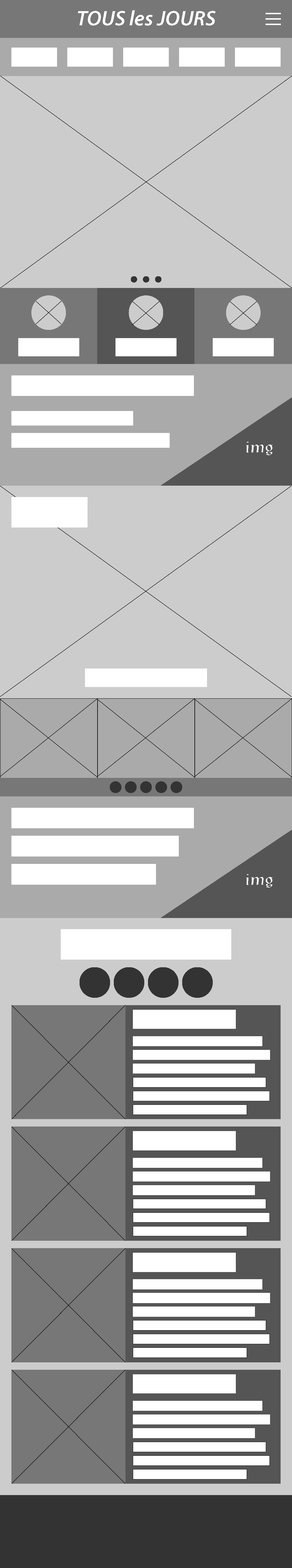
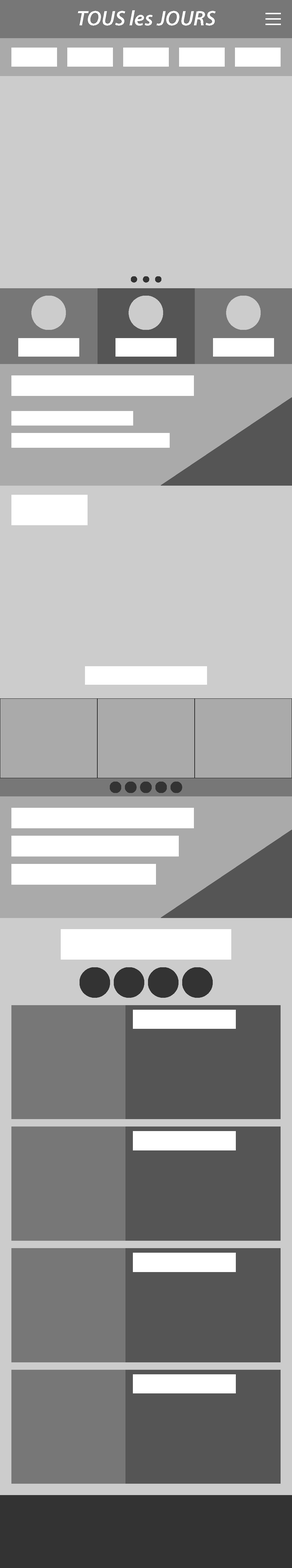
Two versions of the same layered image (292 x 1568). Layer-by-layer changes:
moved "<Path>" (1st of 12, in "headBox" › "gnb") into group "gnb", painted on it over (0, 37, 292, 1484)
renamed "<Group>" to "fran_info", moved it into group "quickBox" over (60, 287, 292, 918)
renamed "<Path>" to "<Group>", painted on it over (60, 295, 274, 918)
renamed "<Group>" to "<Path>", painted on it over (79, 287, 292, 918)
removed group "<Group>" (10th of 22, in "<Group>" › "<Group>") (1 layers) from group "<Group>" over (11, 1005, 270, 1484)
moved "<Group>" (6th of 14, in "giftBox" › "<Group>") into group "<Group>", painted on it over (11, 37, 281, 448)
renamed "<Group>+<Group>+<Group>+<Group>" to "<Path>", moved it into group "giftBox", painted on it over (0, 397, 292, 1484)
added group "proBox" with 8 layers above "dayBox" over (0, 485, 292, 793)
renamed "<Group>" to "pro_b", moved it into group "proBox" over (0, 287, 292, 699)
renamed "<Group>+<Group>+<Group>" to "<Group>", painted on it over (0, 287, 292, 685)
moved "<Path>" (7th of 12, in "proBox" › "pro_b") into group "pro_b", painted on it over (0, 287, 292, 699)
moved "<Group>" (9th of 14, in "proBox" › "pro_s") into group "pro_s" over (0, 397, 292, 793)
renamed "<Path>+<Group>" to "pro_indi", painted on it over (0, 397, 292, 793)
moved "<Group>" (10th of 14, in "dayBox") into group "dayBox" over (0, 287, 292, 918)
added group "snsBox" with 7 layers above "footBox" over (11, 1005, 270, 1484)
moved "<Group>" (12th of 14, in "snsBox") into group "snsBox" over (0, 397, 292, 1484)
removed layer "<Group>+<Group>+<Group>" (1st of 2, in "<Group>" › "<Group>" › "<Group>") from group "<Group>" over (0, 485, 292, 793)
added layer "<Group>+<Group>+<Group>+<Group>" in group "<Group>" over (11, 1005, 270, 1484)
moved "<Path>" (12th of 12, in "snsBox") into group "snsBox" over (11, 1005, 270, 1484)
…and 30 more changes (16 added, 7 painted, 6 removed, 5 renamed, 7 stack)
